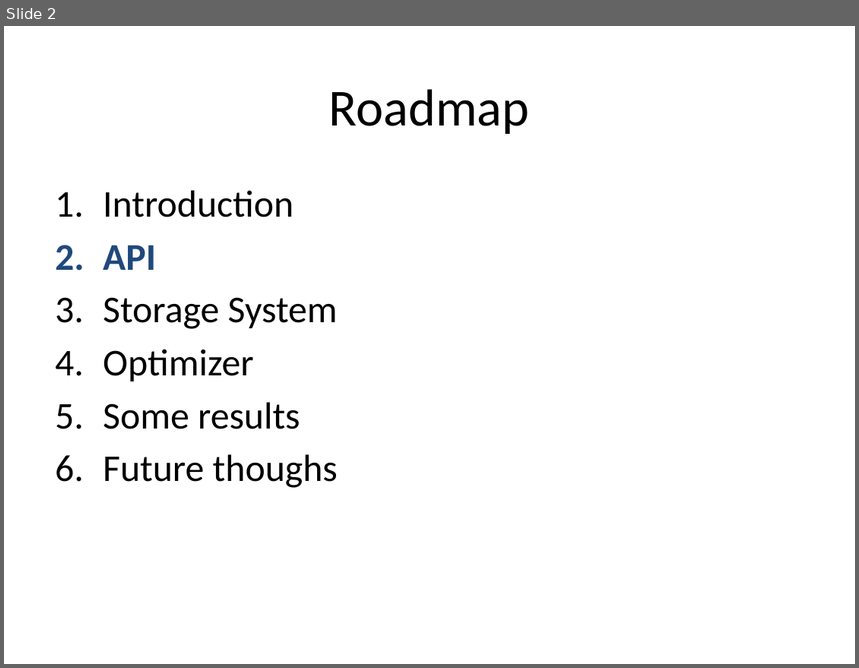
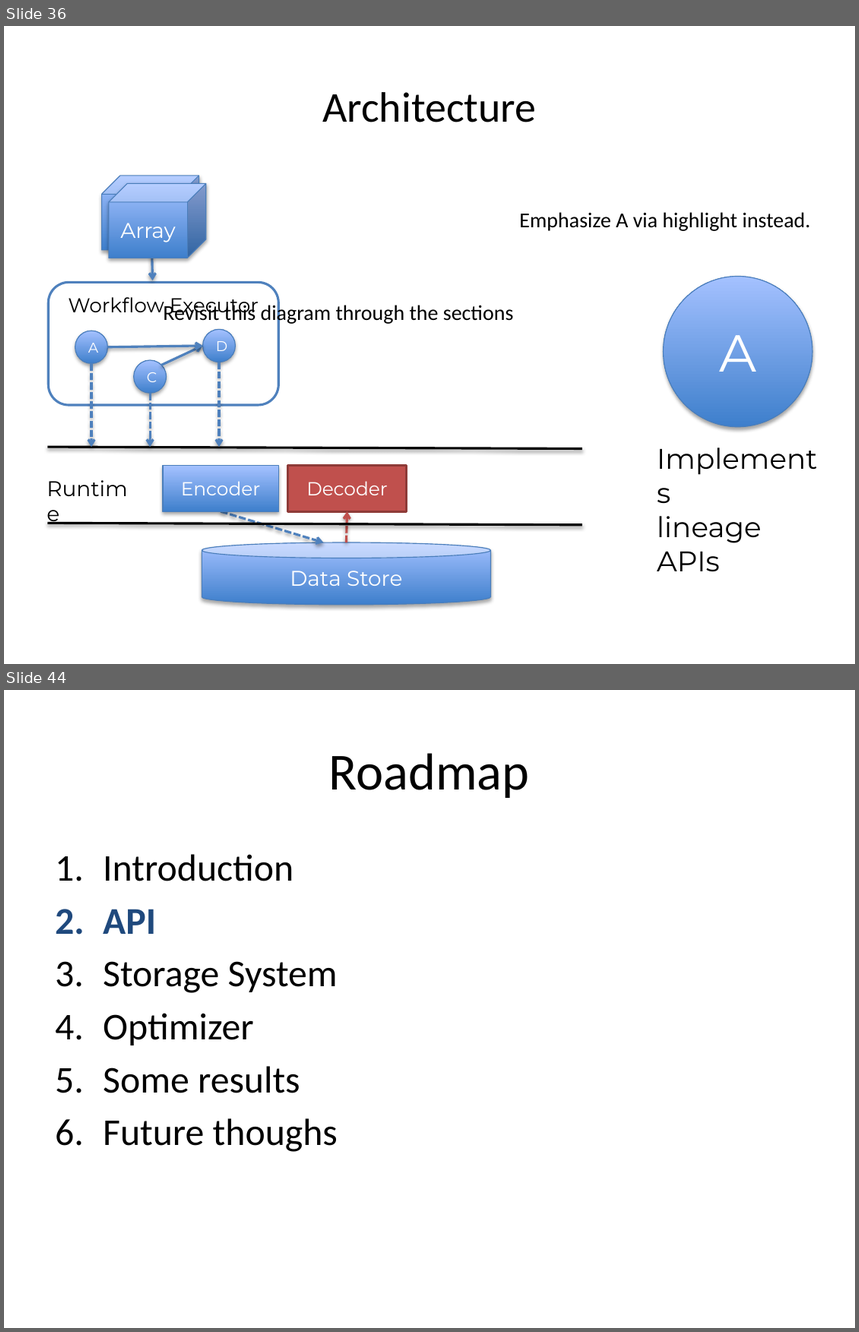
Before and after one commit to sirrice/subzero-paper, a slide deck: talk/icde2013_oldslides.pptx. Shown one above the other, each under a label of ours: slide 2 before the commit, slides 36 and 44 after it; the slides between them are not shown. The pictures are 859x668 and 859x1332 pixels, drawn with LibreOffice and Linux fonts; fonts in the diff are those of the drawing. Boxes give left, top, right and bottom in pixels: in the first picture for what was removed or moved away, otherwise in the second. Text is boxed around its words. In the diff, an @@ line names an element or a change of style, - is before the commit and + after.

Commit message:
updated talk

```diff
--- a/talk/icde2013_oldslides.pptx
+++ b/talk/icde2013_oldslides.pptx
@@ slide 36 added at (x1=4, y1=26, x2=855, y2=664), background #FFFFFF @@
@@ title added at (x1=322, y1=92, x2=536, y2=123), 36 pt, text #000000 @@
+Architecture
@@ cube added at (x1=102, y1=176, x2=199, y2=251), fill gradient #3F80CE to #A4C4FF, outline #4B7EBC 0.75 pt, 18 pt, text #FFFFFF @@
+Array
@@ cube added at (x1=109, y1=183, x2=205, y2=259), fill gradient #3F80CE to #A4C4FF, outline #4B7EBC 0.75 pt, 18 pt, text #FFFFFF @@
+Array
@@ text added at (x1=519, y1=212, x2=811, y2=231), 18 pt, text #000000 @@
+Emphasize A via highlight instead.
@@ arrow added from (152, 248) to (153, 281), #4F81BD 2 pt @@
@@ ellipse added at (x1=664, y1=276, x2=813, y2=427), fill gradient #3F80CE to #A4C4FF, outline #4B7EBC 0.75 pt, 44 pt, text #FFFFFF @@
+A
@@ rounded rectangle added at (x1=48, y1=282, x2=279, y2=404), fill #FFFFFF, outline #4F81BD 2 pt, 17 pt, text #000000 @@
+Workflow Executor
@@ text added at (x1=163, y1=302, x2=514, y2=325), 18 pt, text #000000 @@
+Revisit this diagram through the sections
@@ ellipse added at (x1=75, y1=331, x2=108, y2=364), fill gradient #3F80CE to #A4C4FF, outline #4B7EBC 0.75 pt, 12 pt, text #FFFFFF @@
+A
@@ ellipse added at (x1=203, y1=330, x2=236, y2=363), fill gradient #3F80CE to #A4C4FF, outline #4B7EBC 0.75 pt, 12 pt, text #FFFFFF @@
+D
@@ arrow added from (91, 364) to (91, 447), #4F81BD 2 pt dashed @@
@@ arrow added from (108, 347) to (203, 346), #4F81BD 2 pt @@
@@ ellipse added at (x1=133, y1=360, x2=166, y2=394), fill gradient #3F80CE to #A4C4FF, outline #4B7EBC 0.75 pt, 12 pt, text #FFFFFF @@
+C
@@ arrow added from (161, 366) to (203, 346), #4F81BD 2 pt @@
@@ arrow added from (219, 362) to (219, 447), #4F81BD 2 pt dashed @@
@@ arrow added from (151, 393) to (151, 447), #4F81BD 2 pt dashed @@
@@ line added from (47, 447) to (582, 449), #000000 2 pt @@
@@ text added at (x1=38, y1=471, x2=145, y2=506), 18 pt, text #000000 @@
+Runtime
@@ rectangle added at (x1=163, y1=466, x2=279, y2=512), fill gradient #3F80CE to #A4C4FF, outline #4B7EBC 0.75 pt, 16 pt, text #FFFFFF @@
+Encoder
@@ rectangle added at (x1=287, y1=466, x2=407, y2=512), fill #C0504D, outline #8E3B39 2 pt, 16 pt, text #FFFFFF @@
+Decoder
@@ line added from (47, 523) to (582, 525), #000000 2 pt @@
@@ arrow added from (221, 512) to (323, 543), #4F81BD 2 pt dashed @@
@@ arrow added from (346, 543) to (347, 512), #C0504D 2 pt dashed @@
@@ text added at (x1=657, y1=516, x2=762, y2=572), 24 pt, text #000000 @@
+Implements
+lineage APIs
@@ cylinder added at (x1=202, y1=543, x2=490, y2=605), fill gradient #3F80CE to #A4C4FF, outline #4B7EBC 0.75 pt, 18 pt, text #FFFFFF @@
+Data Store
@@ what was slide 2 is now slide 44 @@
```
Also in this commit, not shown: 41 other slides added, 2 other files.
